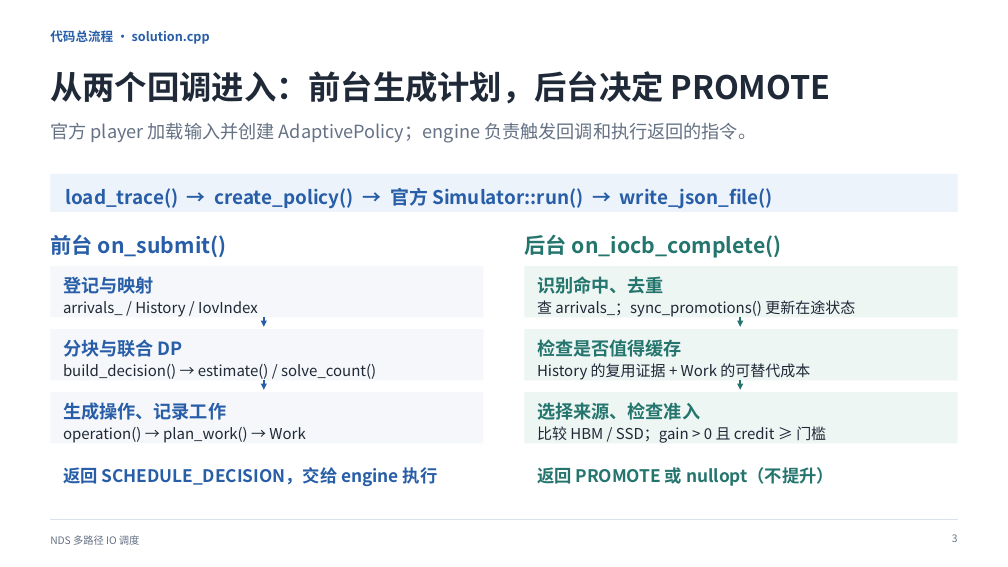
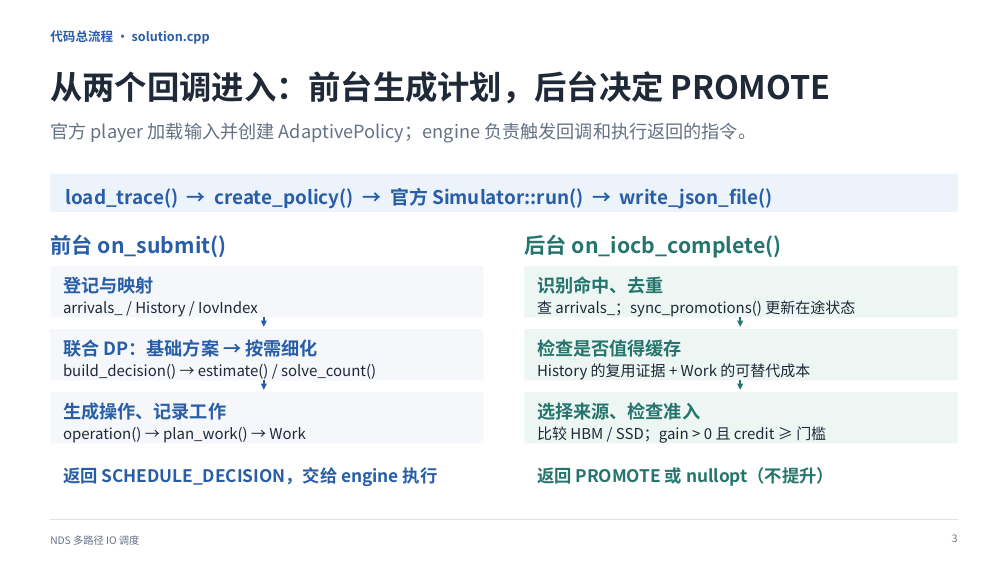
Before and after one commit to dpj135/hackathon, a slide deck: slide 4 of submissions/kaisennhu/07_答辩PPT/答辩介绍.pptx. Drawn at 1008x567 pixels with LibreOffice and Linux fonts; fonts in the diff are those of the drawing. Boxes give left, top, right and bottom in pixels: in the first picture for what was removed or moved away, otherwise in the second. Text is boxed around its words. In the diff, an @@ line names an element or a change of style, - is before the commit and + after.

```diff
--- a/submissions/kaisennhu/07_答辩PPT/答辩介绍.pptx
+++ b/submissions/kaisennhu/07_答辩PPT/答辩介绍.pptx
@@ text at box(63, 339, 318, 357): text changed @@
-分块与联合 DP
+联合 DP：基础方案 → 按需细化
```
Also in this commit, not shown: 4 other slides changed, 2 slides added, 2 slides removed, 3 other files.
